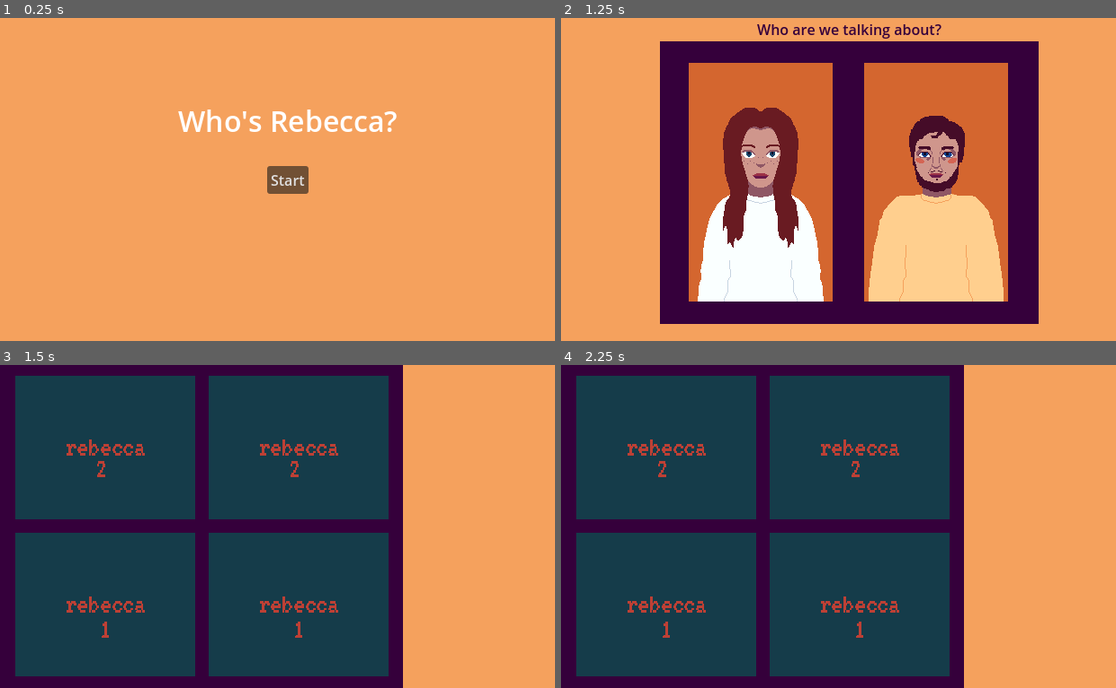
Above: before the commit, frames 1-4 (two rows, left to right).
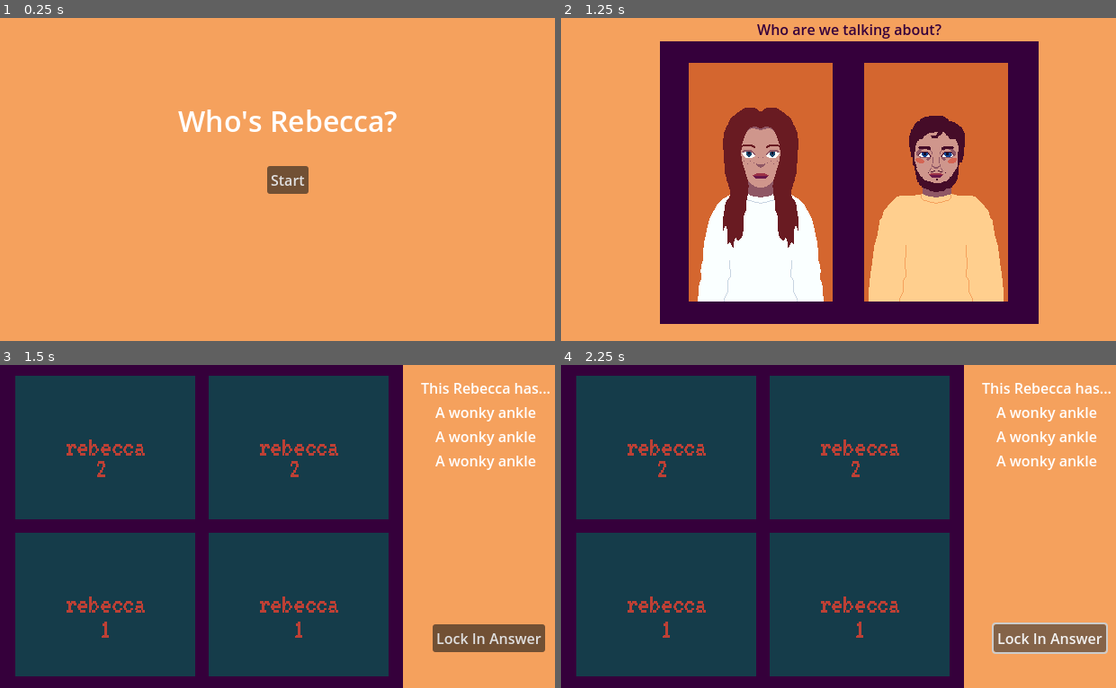
Above: after the commit, the same moments.

Repository: jadicodes/whos-rebecca
Game: Godot game, scene res://main/main.tscn
The game is run twice, just before and just after one commit, with the same random seed, the same clock (stepped at 60 frames per second) and the same inputs.
Inputs (mouse positions are in pixels of both pictures, inside the frame that each line leads up to):
- Up to frame 1 (0.25 s): no input
- Up to frame 2 (1.25 s): click "Start" at 0.5 s
- Up to frame 3 (1.5 s): click (199, 529) at 1.25 s
- Up to frame 4 (2.25 s): click (1049, 639) at 2 s, where only the run after the commit has a clickable "Lock In Answer"

Frames 1-2 are identical in both runs. In frame 3, 2.9% of the frame differs, in the area x 75-100%, y 5-89%; in frame 4, 3.2%, in the area x 75-100%, y 5-90%.

Commit message:
Create game layout (without functionality)

Diff:
--- a/project/game/game.gd
+++ b/project/game/game.gd
@@ -19,7 +19,7 @@
 
 	pool_of_characters.shuffle()
 
-	for n in range(4):
+	for n in range(_portrait_grid.get_children().size()):
 		picked_characters.append(_rebeccas[n])
 
 	_create_portraits(picked_characters)
--- a/project/game/game.tscn
+++ b/project/game/game.tscn
@@ -11,6 +11,7 @@
 [ext_resource type="Resource" uid="uid://c01j3dpba64f3" path="res://resources/rebeccas/rebecca7.tres" id="9_d523i"]
 [ext_resource type="Resource" uid="uid://3dfcgvqex0wa" path="res://resources/rebeccas/rebecca8.tres" id="10_h7vcq"]
 [ext_resource type="Texture2D" uid="uid://dyw18ih7cgm18" path="res://game/placeholder_portrait.png" id="11_akvil"]
+[ext_resource type="PackedScene" uid="uid://c8rk85vfjbtj6" path="res://game/textbox/textbox.tscn" id="12_ar6a3"]
 
 [sub_resource type="StyleBoxFlat" id="StyleBoxFlat_v0kvg"]
 bg_color = Color(0.207843, 0, 0.231373, 1)
@@ -87,3 +88,30 @@
 [node name="Portrait4" type="TextureRect" parent="PortraitContainerBackground/PortraitGridContainer"]
 layout_mode = 2
 texture = ExtResource("11_akvil")
+
+[node name="Textbox" parent="." instance=ExtResource("12_ar6a3")]
+layout_mode = 1
+anchors_preset = 0
+anchor_right = 0.0
+anchor_bottom = 0.0
+offset_left = 465.0
+offset_top = 14.0
+offset_right = 465.0
+offset_bottom = 14.0
+grow_horizontal = 1
+grow_vertical = 1
+
+[node name="LockInButton" type="Button" parent="."]
+layout_mode = 1
+anchors_preset = 3
+anchor_left = 1.0
+anchor_top = 1.0
+anchor_right = 1.0
+anchor_bottom = 1.0
+offset_left = -159.0
+offset_top = -71.0
+offset_right = -34.0
+offset_bottom = -40.0
+grow_horizontal = 0
+grow_vertical = 0
+text = "Lock In Answer"
--- /dev/null
+++ b/project/game/textbox/textbox.tscn
@@ -0,0 +1,42 @@
+[gd_scene format=3 uid="uid://c8rk85vfjbtj6"]
+
+[node name="Textbox" type="Control"]
+layout_mode = 3
+anchors_preset = 15
+anchor_right = 1.0
+anchor_bottom = 1.0
+grow_horizontal = 2
+grow_vertical = 2
+
+[node name="VBoxContainer" type="VBoxContainer" parent="."]
+layout_mode = 0
+offset_right = 151.0
+offset_bottom = 75.0
+
+[node name="Label" type="Label" parent="VBoxContainer"]
+custom_minimum_size = Vector2(100, 0)
+layout_mode = 2
+text = "This Rebecca has..."
+horizontal_alignment = 1
+autowrap_mode = 3
+
+[node name="Trait1" type="Label" parent="VBoxContainer"]
+custom_minimum_size = Vector2(100, 0)
+layout_mode = 2
+text = "A wonky ankle"
+horizontal_alignment = 1
+autowrap_mode = 3
+
+[node name="Trait2" type="Label" parent="VBoxContainer"]
+custom_minimum_size = Vector2(100, 0)
+layout_mode = 2
+text = "A wonky ankle"
+horizontal_alignment = 1
+autowrap_mode = 3
+
+[node name="Trait3" type="Label" parent="VBoxContainer"]
+custom_minimum_size = Vector2(100, 0)
+layout_mode = 2
+text = "A wonky ankle"
+horizontal_alignment = 1
+autowrap_mode = 3
Not shown: 1 places in project/game/game.tscn that only renumber resources
